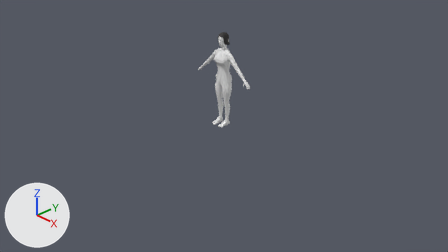
Before and after pictures for a commit that changed the Blender file assets/models/human_female/human_female.blend.
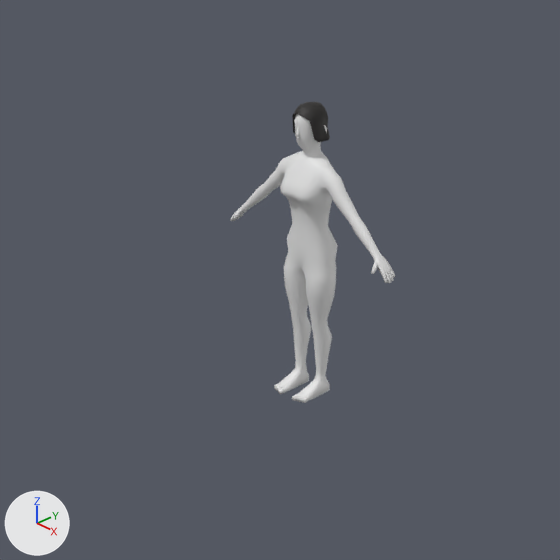
Each version appears first from the file's camera 'Camera', and next in a close-up on the part from 28% to 68% of the width and 0% to 70% of the height. The lights are fixed; the arrows at lower left show +X, +Y and +Z. The last two pictures show the newer version.

Names of what the first close-up shows: 'Body', 'Hair_bob'.
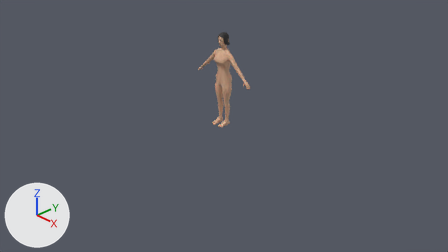
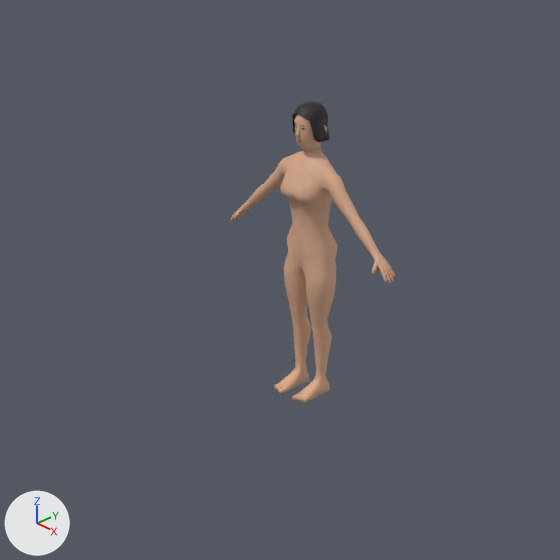
Location of each change, (x1, y1, x2, y2) in pixels of the close-ups (560 x 560 px):
'Body', recoloured (white to beige): (230, 114, 395, 403) in both

The change, as a diff of the scene's bpy script:
```diff
--- a/assets/models/human_female/human_female.blend.py
+++ b/assets/models/human_female/human_female.blend.py
@@ img_human_female_normal_png @@
+img_human_female_normal_png = load_image('human_female_Normal.png', 'human_female_Normal.png', 1024, 1024, 'Non-Color')
@@ img_human_female_roughness_png @@
+img_human_female_roughness_png = load_image('human_female_Roughness.png', 'human_female_Roughness.png', 1024, 1024, 'Non-Color')
@@ img_human_female_color_png @@
+img_human_female_color_png = load_image('human_female_Color.png', 'human_female_Color.png', 1024, 1024, 'sRGB')
@@ mat_skin @@
+mat_skin = bpy.data.materials.new('Skin')
+# uses the picture img_human_female_color_png
+# uses the picture img_human_female_normal_png
+# uses the picture img_human_female_roughness_png
@@ me_body @@
 me_body.from_pydata(...)  # 1171 vertices, 1178 faces; spans x -0.63..0.63, y -0.19..0.13, z 0.0..1.68
+me_body.materials.append(mat_skin)
```
